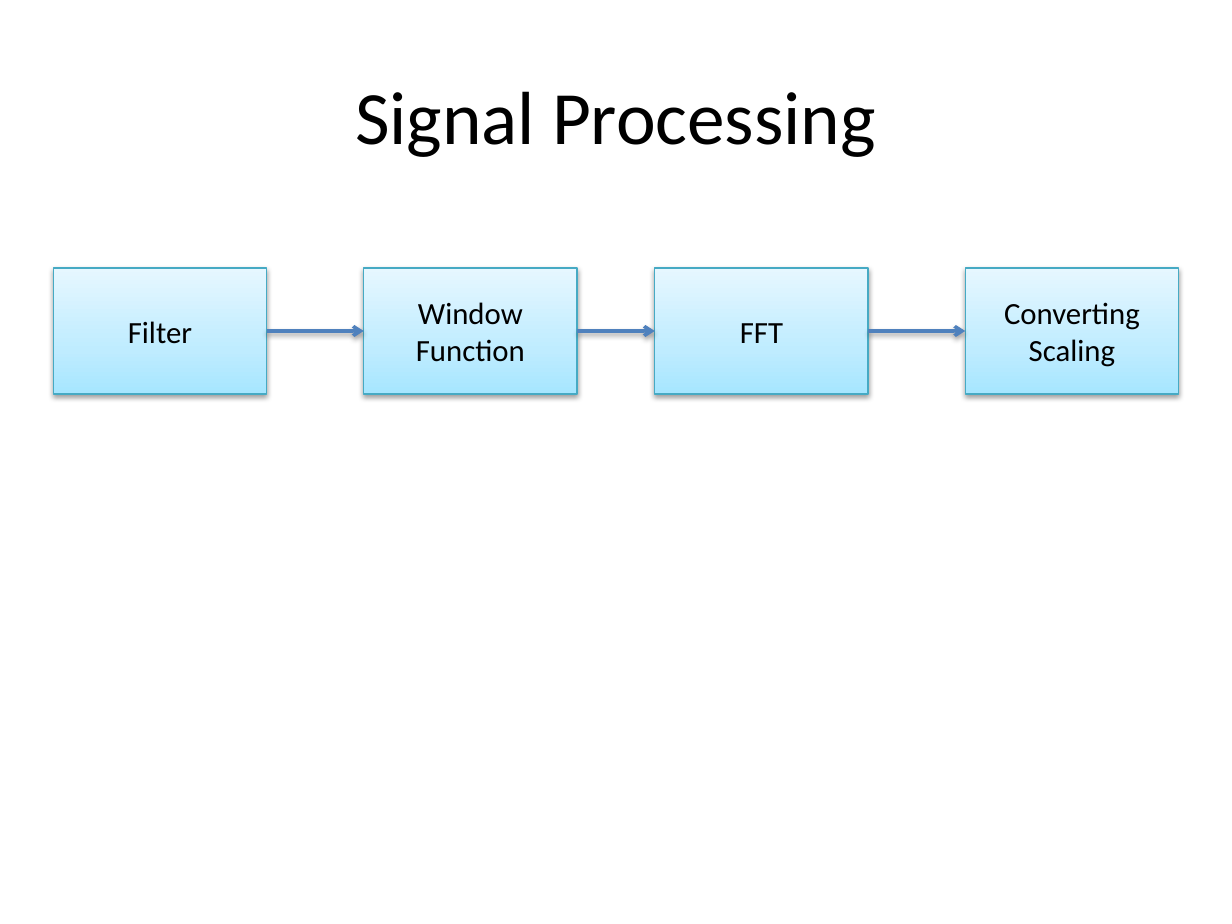
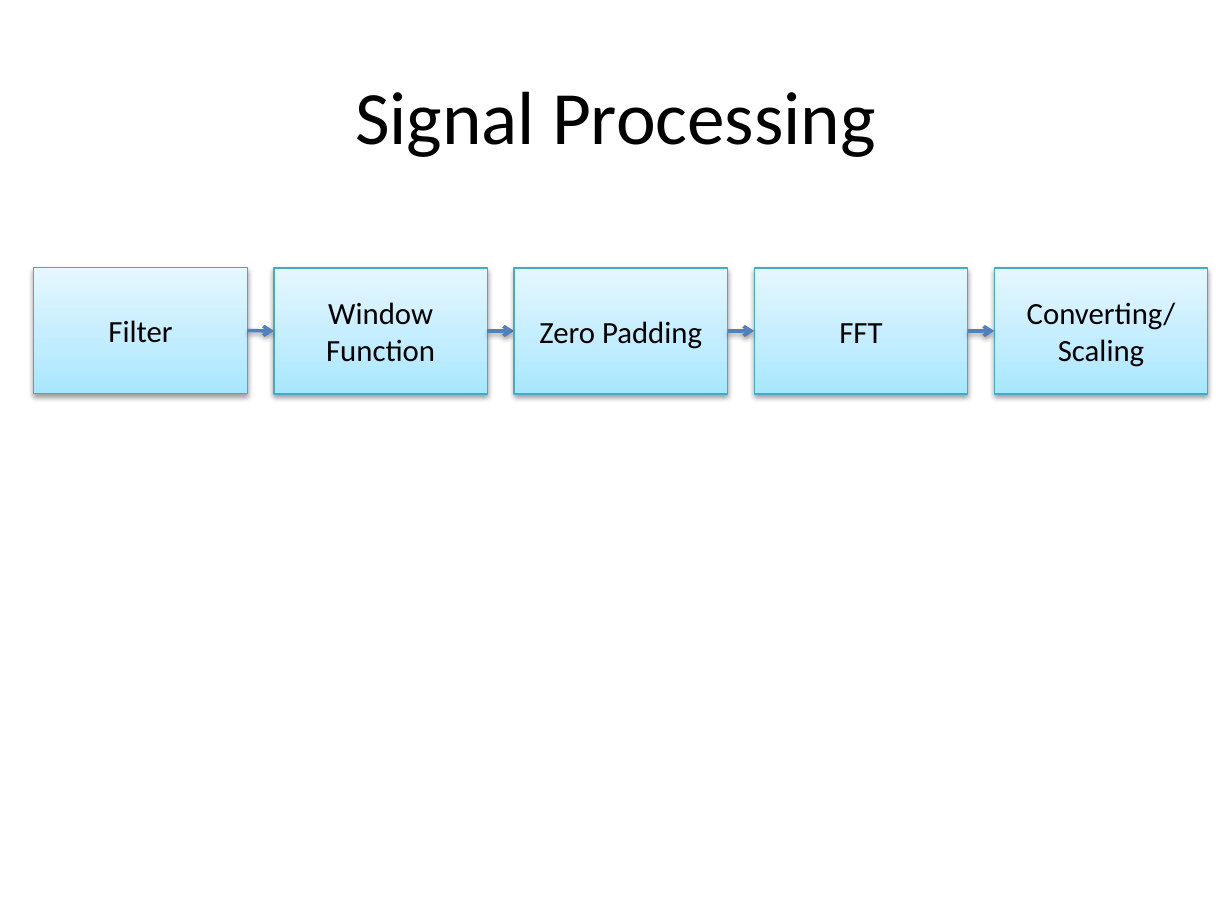
Before and after one commit to UbiquitousComputingSS14/Documentation, a slide deck: slide 16 of res/HeartRateMonitor.pptx (slide 13 before the commit). Drawn at 1232x924 pixels with LibreOffice and Linux fonts; fonts in the diff are those of the drawing. Boxes give left, top, right and bottom in pixels: in the first picture for what was removed or moved away, otherwise in the second. Text is boxed around its words. In the diff, an @@ line names an element or a change of style, - is before the commit and + after.

```diff
--- a/res/HeartRateMonitor.pptx
+++ b/res/HeartRateMonitor.pptx
@@ rectangle "Filter" moved from (x1=53, y1=269, x2=266, y2=394) to (x1=34, y1=267, x2=248, y2=393) @@
@@ rectangle "Window Function" moved from (x1=363, y1=269, x2=577, y2=394) to (x1=274, y1=269, x2=487, y2=394) @@
@@ rectangle added at (x1=514, y1=269, x2=727, y2=394), fill gradient #A7E6FF to #C1EDFF to #E7F8FF, outline #46AAC5 0.75 pt, 18 pt, text #000000 @@
+Zero Padding
@@ rectangle "FFT" moved from (x1=654, y1=269, x2=867, y2=394) to (x1=754, y1=269, x2=967, y2=394) @@
@@ rectangle "Converting/" moved from (x1=965, y1=269, x2=1178, y2=394) to (x1=994, y1=269, x2=1207, y2=394) @@
@@ text in rectangle at (x1=1027, y1=302, x2=1176, y2=330): text changed @@
-Converting
+Converting/
@@ arrow moved from (267, 331) - (363, 331) to (248, 330) - (274, 331) @@
@@ arrow moved from (578, 331) - (654, 331) to (488, 331) - (514, 331) @@
@@ arrow added from (728, 331) to (754, 331), #4F81BD 2 pt @@
@@ arrow moved from (869, 331) - (965, 331) to (967, 331) - (994, 331) @@
```
Also in this commit, not shown: 12 other slides changed, 11 slides added, 4 slides removed, 1 other file.
